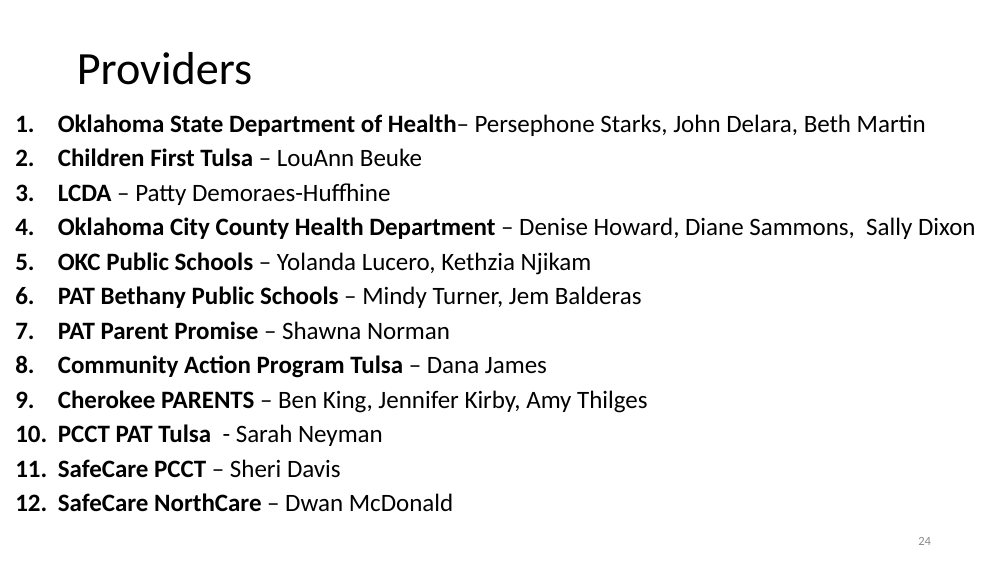
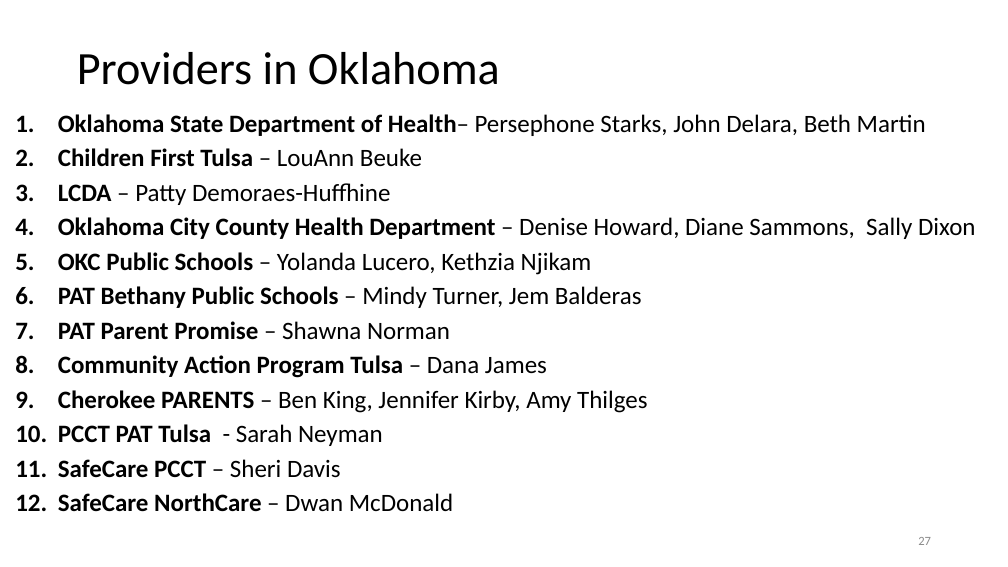
Before and after one commit to dss-ialh/displaying-health-data, a slide deck: slide 27 of documentation/products/beasley/dhd-2018-uvic-3-a-beasley-2018-11-29.pptx (slide 24 before the commit). Drawn at 1008x567 pixels with LibreOffice and Linux fonts; fonts in the diff are those of the drawing. Boxes give left, top, right and bottom in pixels: in the first picture for what was removed or moved away, otherwise in the second. Text is boxed around its words. In the diff, an @@ line names an element or a change of style, - is before the commit and + after.

```diff
--- a/documentation/products/beasley/dhd-2018-uvic-3-a-beasley-2018-11-29.pptx
+++ b/documentation/products/beasley/dhd-2018-uvic-3-a-beasley-2018-11-29.pptx
@@ title at (77, 52, 500, 85): text changed @@
-Providers
+Providers in Oklahoma
@@ page number at (918, 537, 931, 545): text changed @@
-24
+27
```
Also in this commit, not shown: 1 other slide changed, 6 slides added, 3 slides removed, 1 other file.
